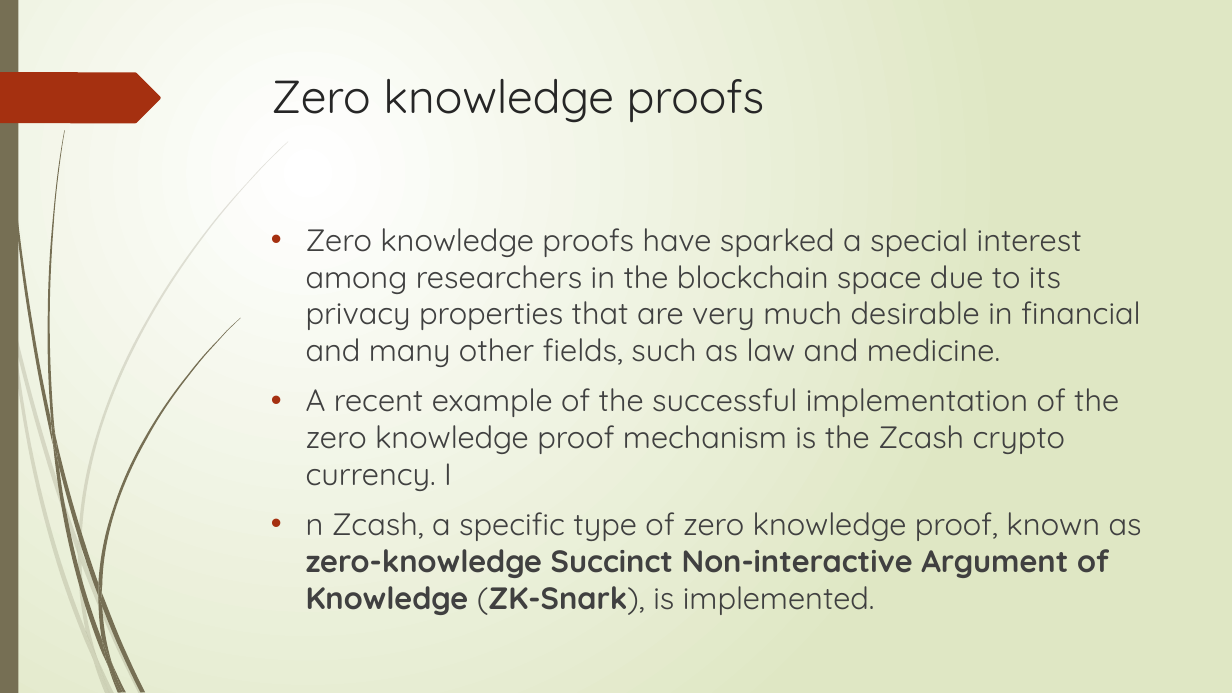
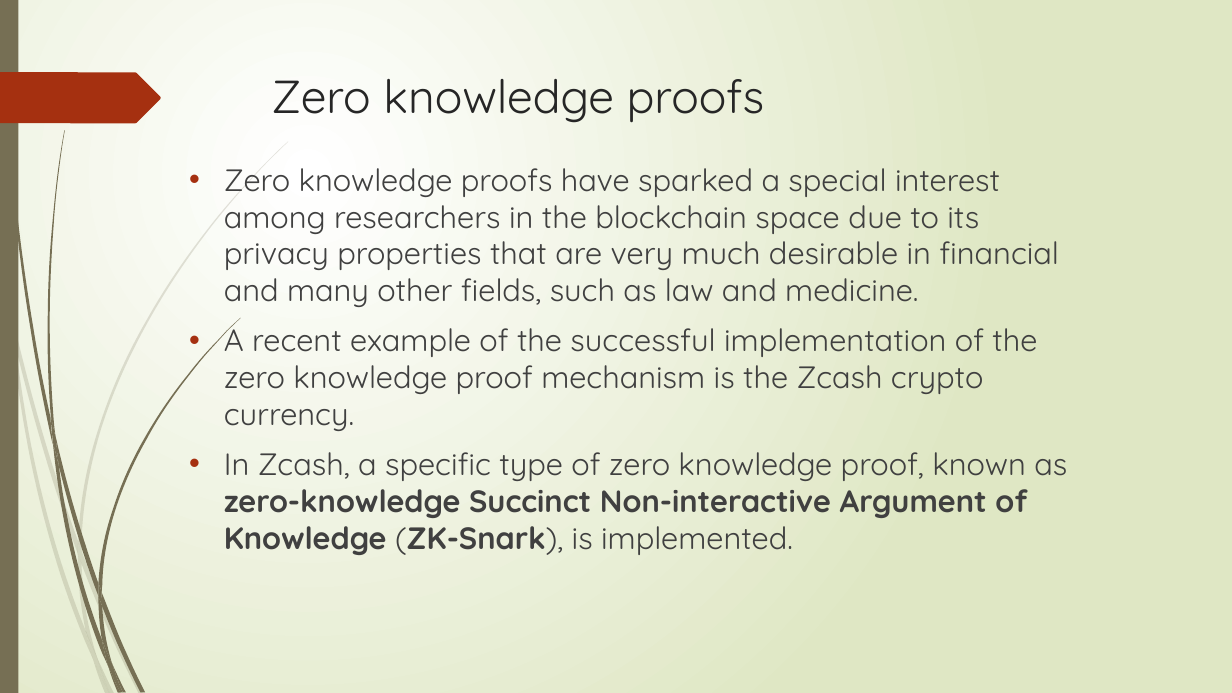
Before and after one commit to sanjayshimoga/nmit-blockchain-DApps, a slide deck: slide 122 of Hash functions.pptx. Drawn at 1232x693 pixels with LibreOffice and Linux fonts; fonts in the diff are those of the drawing. Boxes give left, top, right and bottom in pixels: in the first picture for what was removed or moved away, otherwise in the second. Text is boxed around its words. In the diff, an @@ line names an element or a change of style, - is before the commit and + after.

```diff
--- a/Hash functions.pptx
+++ b/Hash functions.pptx
@@ text "Zero knowledge proofs have sparked ...": place and size @@
-text "Zero knowledge proofs have sparked ..." at box(306, 228, 1142, 615)
+text "Zero knowledge proofs have sparked ..." at box(224, 168, 1067, 555)
@@ text at box(224, 319, 1067, 555): spaces changed @@
-• A recent example of the successful implementation of the zero knowledge proof mechanism is the Zcash crypto currency. I
-• n Zcash, a specific type of zero knowledge proof, known as zero-knowledge Succinct Non-interactive Argument of Knowledge (ZK-Snark), is implemented.
+• A recent example of the successful implementation of the zero knowledge proof mechanism is the Zcash crypto currency.
+• In Zcash, a specific type of zero knowledge proof, known as zero-knowledge Succinct Non-interactive Argument of Knowledge (ZK-Snark), is implemented.
```
Also in this commit, not shown: 23 other slides changed, 2 slides added, 1 slide removed, 2 other files.
